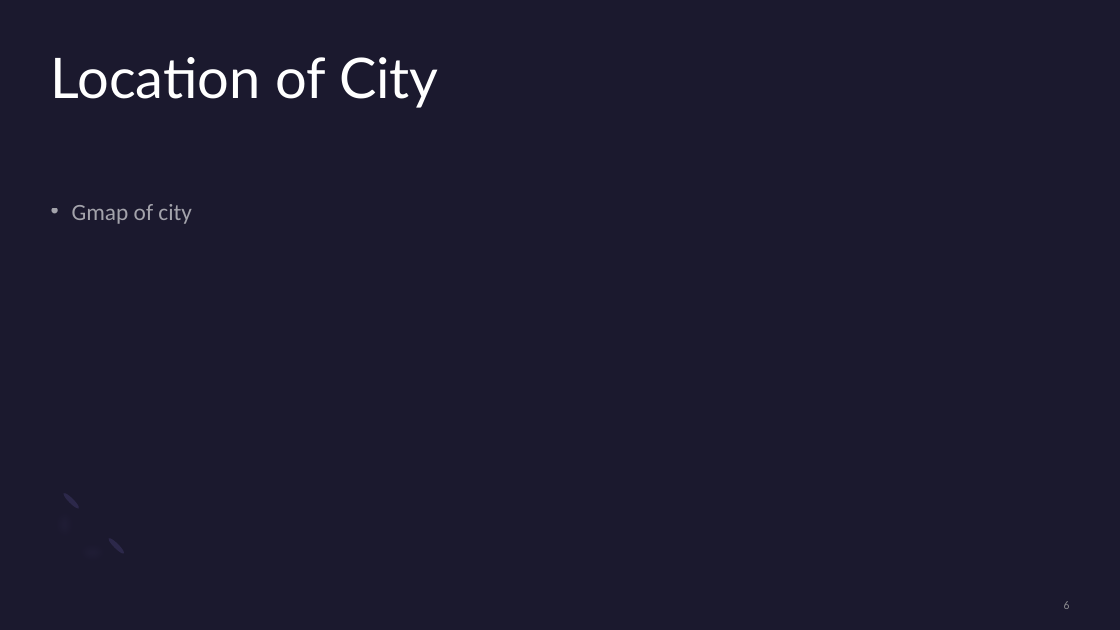
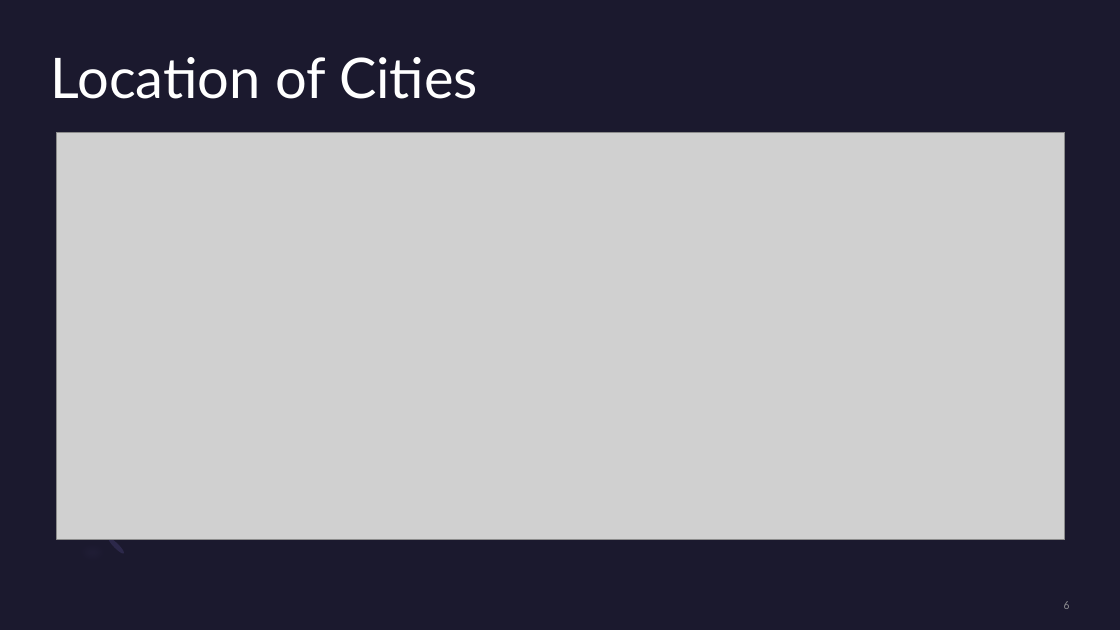
Before and after one commit to mward95/Restaurant_API, a slide deck: slide 6 of Sanjay Dabra/Presentation1.pptx. Drawn at 1120x630 pixels with LibreOffice and Linux fonts; fonts in the diff are those of the drawing; grey boxes stand for pictures. Boxes give left, top, right and bottom in pixels: in the first picture for what was removed or moved away, otherwise in the second. Text is boxed around its words. In the diff, an @@ line names an element or a change of style, - is before the commit and + after.

```diff
--- a/Sanjay Dabra/Presentation1.pptx
+++ b/Sanjay Dabra/Presentation1.pptx
@@ title at bbox=[51, 57, 478, 99]: text changed @@
-Location of City
+Location of Cities
@@ picture added at bbox=[57, 132, 1065, 539] @@
@@ text removed at bbox=[72, 204, 192, 224] @@
-• Gmap of city
@@ ellipse removed at bbox=[62, 491, 81, 510] @@
```
Also in this commit, not shown: 6 other slides changed, 1 slide added, 1 other file.
